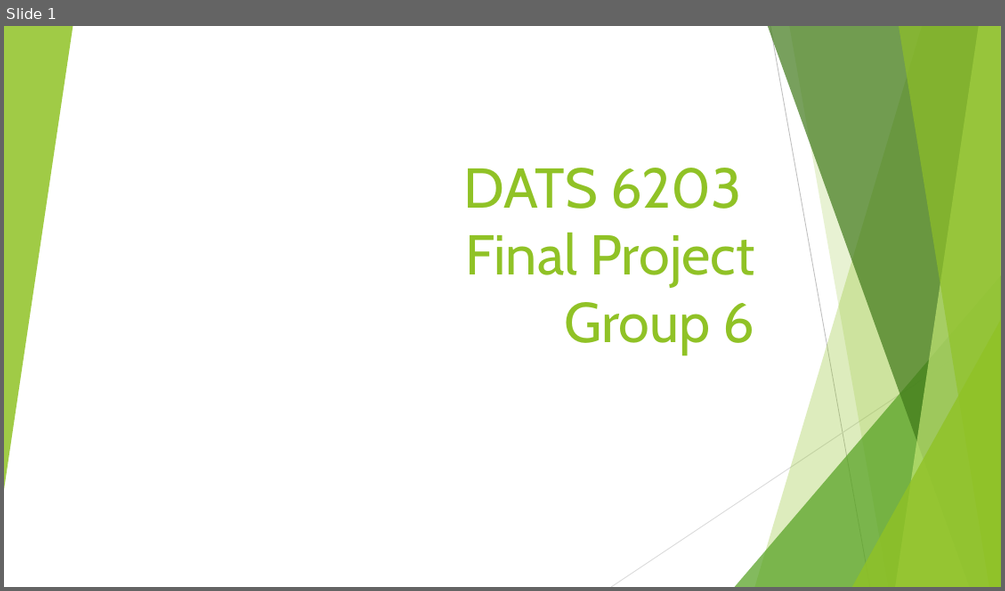
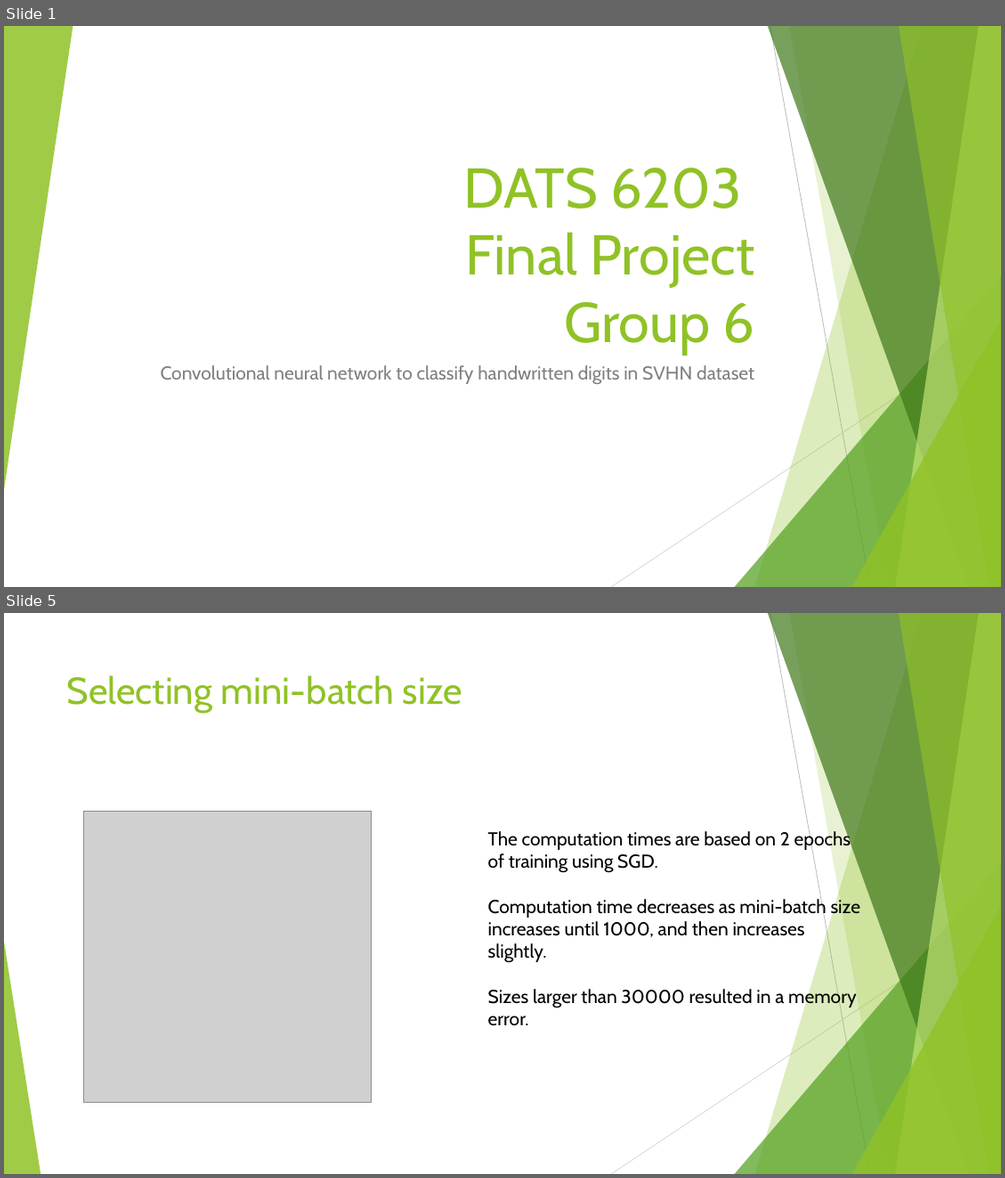
Before and after one commit to josephhaaga/Final-Project-Group6, a slide deck: Final-Group-Presentation/final group presentation.pptx. Shown one above the other, each under a label of ours: slide 1 before the commit, slides 1 and 5 after it; the slides between them are not shown. The pictures are 1005x591 and 1005x1178 pixels, drawn with LibreOffice and Linux fonts; fonts in the diff are those of the drawing; grey boxes stand for pictures. Boxes give left, top, right and bottom in pixels: in the first picture for what was removed or moved away, otherwise in the second. Text is boxed around its words. In the diff, an @@ line names an element or a change of style, - is before the commit and + after.

```diff
--- a/Final-Group-Presentation/final group presentation.pptx
+++ b/Final-Group-Presentation/final group presentation.pptx
@@ slide 5 added at [4, 613, 1001, 1174], background #FFFFFF; not listed: 9 template elements that a slide beside it also shows @@
@@ title added at [67, 675, 462, 713], 36 pt, text #90C226 @@
+Selecting mini-batch size
@@ picture added at [83, 811, 372, 1103] @@
@@ text added at [488, 829, 861, 1025], 18 pt, text #000000 @@
+The computation times are based on 2 epochs of training using SGD.
+Computation time decreases as mini-batch size increases until 1000, and then increases slightly.
+Sizes larger than 30000 resulted in a memory error.
@@ triangle added at [4, 941, 40, 1174], fill #90C226 at 85% opacity @@
@@ slide 1 changed as well @@
@@ subtitle added at [161, 365, 754, 384], 18 pt, text #808080 @@
+Convolutional neural network to classify handwritten digits in SVHN dataset
```
Also in this commit, not shown: 4 other slides changed, 8 other slides added, 2 slides removed, 1 other file.
